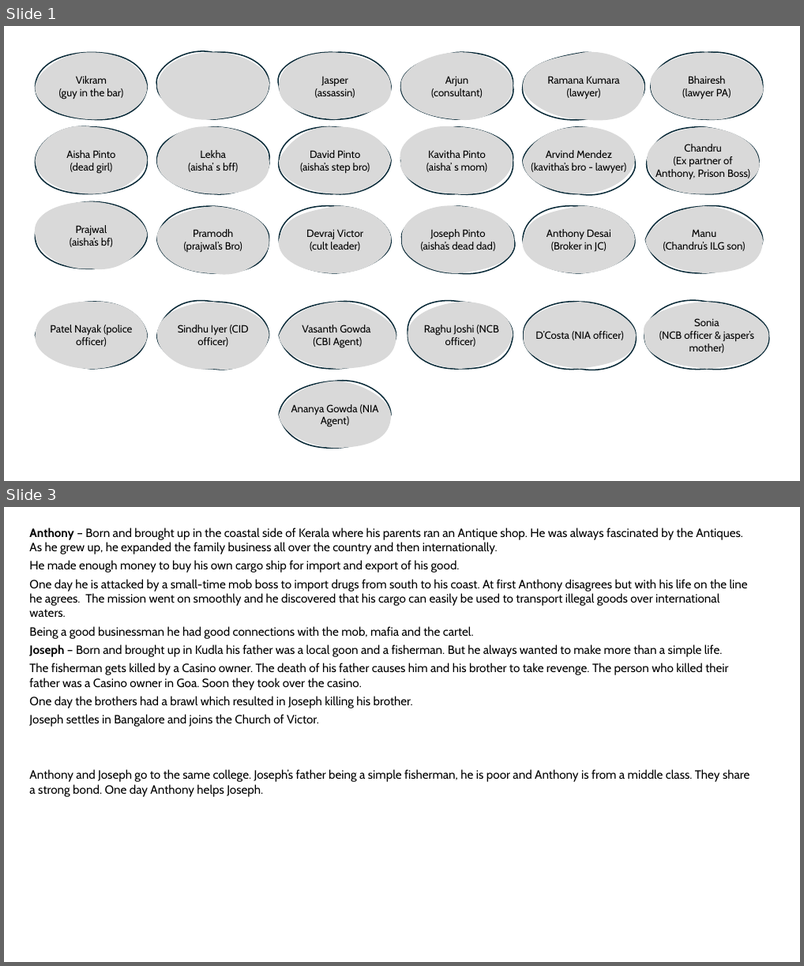
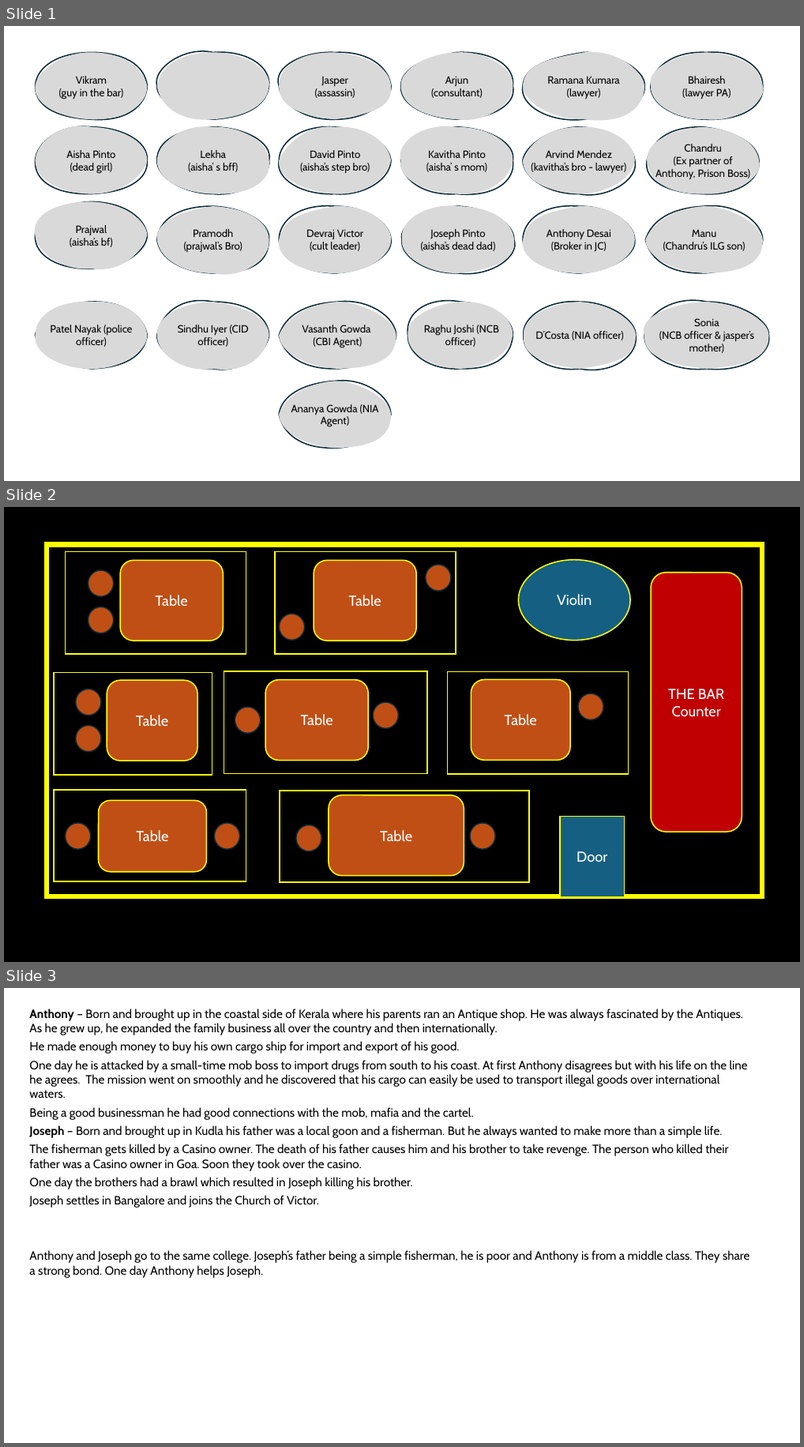
Before and after one commit to arya-prakyath/the-a-films, a slide deck: THE_A_Ideas/Innocent Gems/The Consultant - Flow.pptx. Shown one above the other, each under a label of ours: slides 1 and 3 before the commit, slides 1, 2 and 3 after it; the slides between them are not shown. The pictures are 804x966 and 804x1447 pixels, drawn with LibreOffice and Linux fonts; fonts in the diff are those of the drawing. Boxes give left, top, right and bottom in pixels: in the first picture for what was removed or moved away, otherwise in the second. Text is boxed around its words. In the diff, an @@ line names an element or a change of style, - is before the commit and + after.

```diff
--- a/THE_A_Ideas/Innocent Gems/The Consultant - Flow.pptx
+++ b/THE_A_Ideas/Innocent Gems/The Consultant - Flow.pptx
@@ slide 2 added at (4, 507, 800, 962), background #000000 @@
@@ rectangle added at (46, 545, 762, 896), outline #FFFF00 6 pt @@
@@ rectangle added at (66, 552, 246, 655), outline #FFFF00 1.5 pt @@
@@ rectangle added at (275, 552, 456, 655), outline #FFFF00 1.5 pt @@
@@ ellipse added at (88, 570, 113, 596), fill #C04F15, outline #092A39 1.5 pt @@
@@ rounded rectangle added at (120, 560, 223, 641), fill #C04F15, outline #FFFF00 1.5 pt, 18 pt, text #FFFFFF @@
+Table
@@ rounded rectangle added at (314, 560, 416, 641), fill #C04F15, outline #FFFF00 1.5 pt, 18 pt, text #FFFFFF @@
+Table
@@ ellipse added at (426, 564, 451, 591), fill #C04F15, outline #092A39 1.5 pt @@
@@ ellipse added at (519, 560, 631, 640), fill #156082, outline #FFFF00 1.5 pt, 18 pt, text #FFFFFF @@
+Violin
@@ rounded rectangle added at (651, 573, 742, 832), fill #C00000, outline #FFFF00 1.5 pt, 18 pt, text #FFFFFF @@
+THE BAR
+Counter
@@ ellipse added at (88, 607, 113, 633), fill #C04F15, outline #092A39 1.5 pt @@
@@ ellipse added at (279, 614, 304, 641), fill #C04F15, outline #092A39 1.5 pt @@
@@ rectangle added at (54, 672, 213, 775), outline #FFFF00 1.5 pt @@
@@ rectangle added at (224, 671, 427, 773), outline #FFFF00 1.5 pt @@
@@ rectangle added at (447, 671, 628, 774), outline #FFFF00 1.5 pt @@
@@ ellipse added at (76, 689, 101, 716), fill #C04F15, outline #092A39 1.5 pt @@
@@ rounded rectangle added at (107, 680, 198, 761), fill #C04F15, outline #FFFF00 1.5 pt, 18 pt, text #FFFFFF @@
+Table
@@ rounded rectangle added at (265, 680, 369, 760), fill #C04F15, outline #FFFF00 1.5 pt, 18 pt, text #FFFFFF @@
+Table
@@ rounded rectangle added at (471, 680, 570, 760), fill #C04F15, outline #FFFF00 1.5 pt, 18 pt, text #FFFFFF @@
+Table
@@ ellipse added at (578, 693, 604, 720), fill #C04F15, outline #092A39 1.5 pt @@
@@ ellipse added at (235, 707, 261, 734), fill #C04F15, outline #092A39 1.5 pt @@
@@ ellipse added at (373, 702, 399, 729), fill #C04F15, outline #092A39 1.5 pt @@
@@ ellipse added at (76, 726, 101, 752), fill #C04F15, outline #092A39 1.5 pt @@
@@ rectangle added at (54, 790, 246, 881), outline #FFFF00 1.5 pt @@
@@ rectangle added at (280, 791, 529, 882), outline #FFFF00 1.5 pt @@
@@ rounded rectangle added at (98, 801, 206, 872), fill #C04F15, outline #FFFF00 1.5 pt, 18 pt, text #FFFFFF @@
+Table
@@ rounded rectangle added at (329, 795, 464, 876), fill #C04F15, outline #FFFF00 1.5 pt, 18 pt, text #FFFFFF @@
+Table
@@ ellipse added at (66, 823, 91, 850), fill #C04F15, outline #092A39 1.5 pt @@
@@ ellipse added at (214, 823, 239, 850), fill #C04F15, outline #092A39 1.5 pt @@
@@ ellipse added at (296, 825, 322, 851), fill #C04F15, outline #092A39 1.5 pt @@
@@ ellipse added at (470, 823, 495, 850), fill #C04F15, outline #092A39 1.5 pt @@
@@ rectangle added at (560, 816, 625, 896), fill #156082, outline #FFFF00 1.5 pt, 18 pt, text #FFFFFF @@
+Door
```
Also in this commit, not shown: 1 slide removed, 3 other files.
